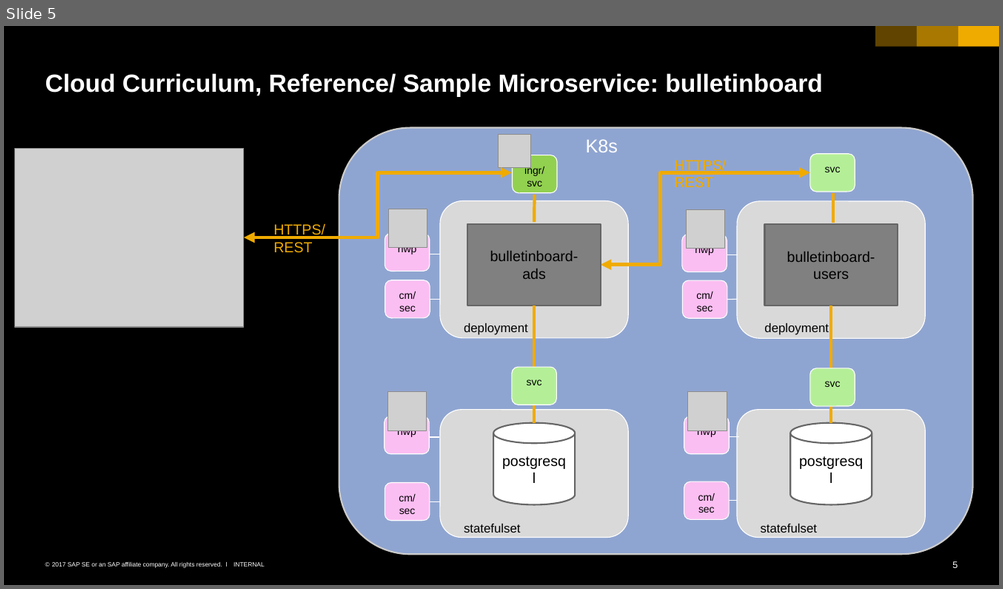
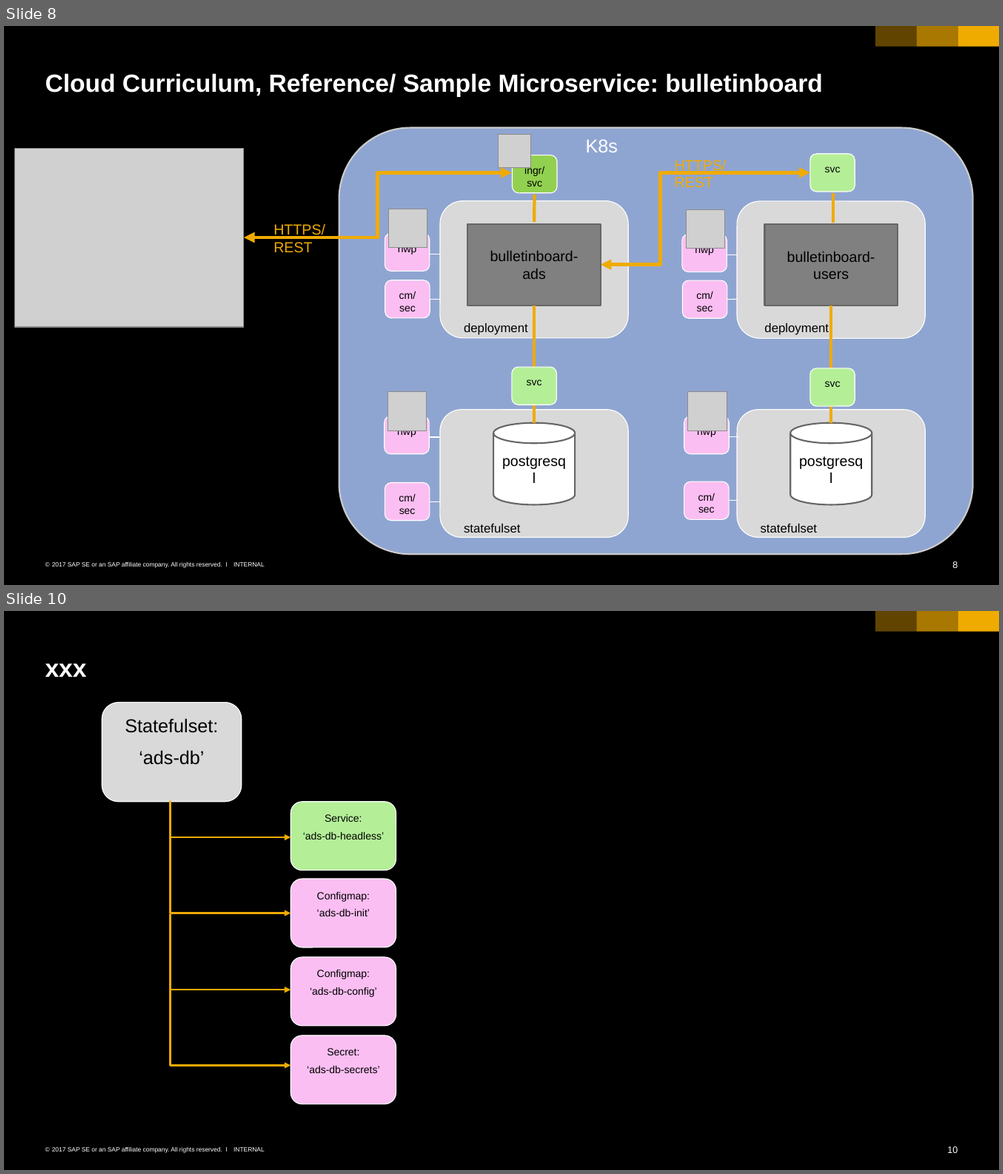
Before and after one commit to cuijiyao01/docker-k8s-training, a slide deck: kubernetes/k8s-bulletinboard/01_k8s-bulletinboard.pptx. Shown one above the other, each under a label of ours: slide 5 before the commit, slides 8 and 10 after it; the slides between them are not shown. The pictures are 1003x589 and 1003x1174 pixels, drawn with LibreOffice and Linux fonts; fonts in the diff are those of the drawing; grey boxes stand for pictures. Boxes give left, top, right and bottom in pixels: in the first picture for what was removed or moved away, otherwise in the second. Text is boxed around its words. In the diff, an @@ line names an element or a change of style, - is before the commit and + after.

```diff
--- a/kubernetes/k8s-bulletinboard/01_k8s-bulletinboard.pptx
+++ b/kubernetes/k8s-bulletinboard/01_k8s-bulletinboard.pptx
@@ slide 10 added at (x1=4, y1=611, x2=999, y2=1170), background #000000; not listed: 6 template elements that a slide beside it also shows @@
@@ title added at (x1=45, y1=664, x2=87, y2=677), 24 pt, text #FFFFFF, bold @@
+xxx
@@ rounded rectangle added at (x1=102, y1=703, x2=241, y2=802), fill #D9D9D9, outline #FFFFFF 0.79 pt, 18 pt, text #000000 @@
+Statefulset:
+‘ads-db’
@@ elbow arrow added from (170, 802) to (290, 837), #F0AB00 1.75 pt @@
@@ rounded rectangle added at (x1=290, y1=802, x2=395, y2=871), fill #B4EF98, outline #FFFFFF 0.79 pt, 10 pt, text #000000 @@
+Service:
+‘ads-db-headless’
@@ elbow arrow added from (170, 837) to (290, 913), #F0AB00 1.75 pt @@
@@ rounded rectangle added at (x1=290, y1=879, x2=395, y2=947), fill #FBBEF2, outline #FFFFFF 0.79 pt, 10 pt, text #000000 @@
+Configmap:
+‘ads-db-init’
@@ elbow arrow added from (170, 914) to (290, 990), #F0AB00 1.75 pt @@
@@ rounded rectangle added at (x1=290, y1=957, x2=395, y2=1025), fill #FBBEF2, outline #FFFFFF 0.79 pt, 10 pt, text #000000 @@
+Configmap:
+‘ads-db-config’
@@ elbow arrow added from (170, 990) to (290, 1066), #F0AB00 1.75 pt @@
@@ rounded rectangle added at (x1=290, y1=1035, x2=395, y2=1104), fill #FBBEF2, outline #FFFFFF 0.79 pt, 10 pt, text #000000 @@
+Secret:
+‘ads-db-secrets’
@@ what was slide 5 is now slide 8 @@
@@ page number at (x1=952, y1=562, x2=957, y2=568): text changed @@
-5
+8
```
Also in this commit, not shown: 7 other slides added.
